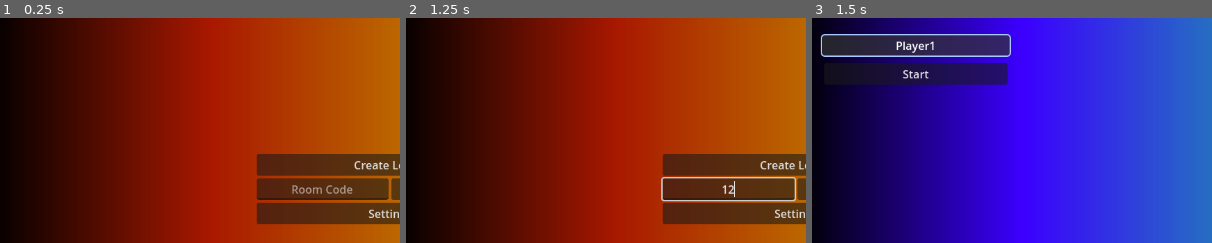
Above: before the commit, frames 1-3 (left to right).
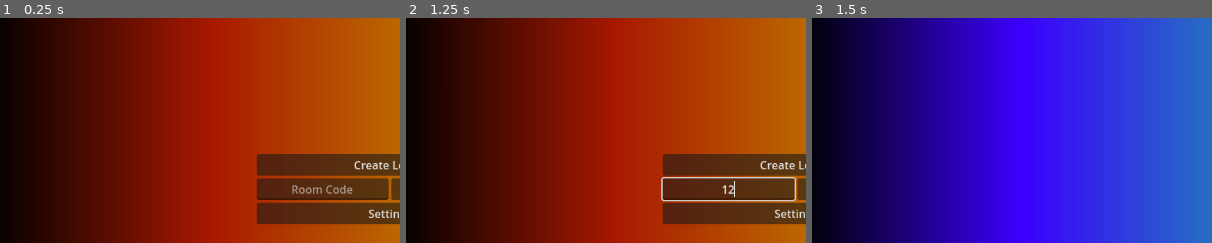
Above: after the commit, the same moments.

Repository: AugustanaCSC490Spring2025/Trail
Game: Godot game, scene res://Scenes/game.tscn
The game is run twice, just before and just after one commit, with the same random seed, the same clock (stepped at 60 frames per second) and the same inputs.
Inputs (mouse positions are % of the whole screen's width and height, from its top left):
- Up to frame 1 (0.25 s): no input
- Up to frame 2 (1.25 s): click (42, 38) at 0.52 s; type "12" at 0.6 s
- Up to frame 3 (1.5 s): click "Create Lobby" at 1.25 s
The pictures show only the part of the screen within x 1-51%, y 0-50%; the shares and areas given below are measured in that part.

Frames 1-2 are identical in both runs. In frame 3, 8.5% of the frame differs, in the area x 2-50%, y 7-30%.

Commit message:
Quick player_update signal

Diff:
--- a/Scripts/lobby.gd
+++ b/Scripts/lobby.gd
@@ -14,7 +14,8 @@
 # Called when the node enters the scene tree for the first time.
 func _ready():
 	changePortrait()
-	updatePlayers()#.rpc()
+	Network.connect("players_updated", Callable(self, "updatePlayers"))
+
 
 # Called every frame. 'delta' is the elapsed time since the previous frame.
 func _process(delta):
--- a/Scripts/network.gd
+++ b/Scripts/network.gd
@@ -2,6 +2,7 @@
 extends Node
 signal OnConnectedToServer
 signal OnServerDisconnected
+signal players_updated
 
 const MAX_CLIENTS = 4
 
@@ -49,6 +50,7 @@
 	player.createBody()
 	players.append(player)
 	print("Player %s joined the game." % id)
+	emit_signal("players_updated")
 	#print("Players: %d" % players.size())
 
 func _on_player_disconnected(id):
